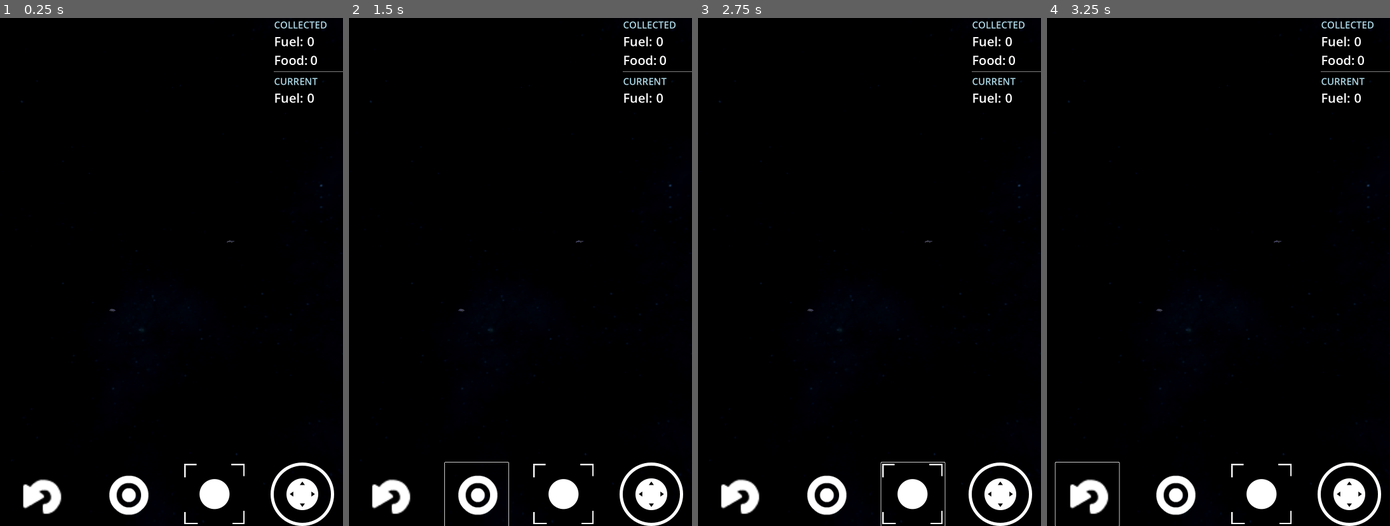
Above: before the commit, frames 1-4 (left to right).
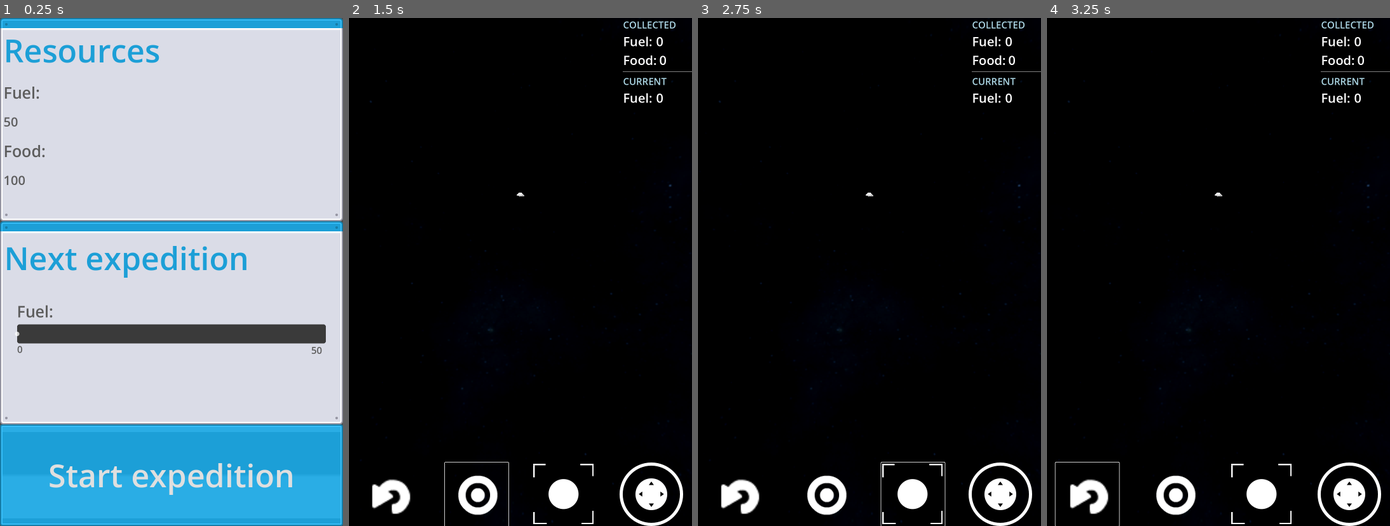
Above: after the commit, the same moments.

Repository: francosorbello/the-deep-end
Game: Godot game, scene res://game.tscn
The game is run twice, just before and just after one commit, with the same random seed, the same clock (stepped at 60 frames per second) and the same inputs. Before the commit the project starts from res://main.tscn.
Inputs (mouse positions are in pixels of both pictures, inside the frame that each line leads up to):
- Up to frame 1 (0.25 s): no input
- Up to frame 2 (1.5 s): click (520, 475) at 0.5 s, where only the run after the commit has a clickable "Start expedition"; click (475, 495) at 1.25 s
- Up to frame 3 (2.75 s): click (914, 495) at 2 s
- Up to frame 4 (3.25 s): click (1088, 495) at 2.75 s

The runs differ from the first frame. In frame 1, 100% of the frame differs, in the area x 0-100%, y 0-100%; in frame 2, less than 0.1%; in frame 3, less than 0.1%; in frame 4, less than 0.1%.

Commit message:
added ui for spaceship

Diff:
--- a/expedition/Expedition.tres
+++ b/expedition/Expedition.tres
@@ -4,6 +4,6 @@
 
 [resource]
 script = ExtResource("1_sguuq")
-collected_fuel = 0.0
-collected_food = 0.0
+collected_fuel = 50.0
+collected_food = 100.0
 current_fuel = 0.0
--- /dev/null
+++ b/game.gd
@@ -0,0 +1,26 @@
+extends Node
+
+@export var ship_scene : PackedScene
+@export var main_scene : PackedScene
+
+func _ready() -> void:
+    start_ship()
+
+func clear_children():
+    for child in get_children():
+        child.queue_free()
+
+func start_ship():
+    clear_children()
+    var ship = ship_scene.instantiate()
+    add_child(ship)
+    ship.start_expedition.connect(handle_start_expedition)
+
+func start_main():
+    clear_children()
+    var main = main_scene.instantiate()
+    add_child(main)
+
+func handle_start_expedition():
+    start_main()
+    pass
--- /dev/null
+++ b/game.tscn
@@ -0,0 +1,10 @@
+[gd_scene load_steps=4 format=3 uid="uid://btqyej7wvs66w"]
+
+[ext_resource type="Script" path="res://game.gd" id="1_qhm5m"]
+[ext_resource type="PackedScene" uid="uid://bjisqow83cxx4" path="res://ui/ship_ui.tscn" id="2_qoove"]
+[ext_resource type="PackedScene" uid="uid://6dfaax6b46w2" path="res://main.tscn" id="3_sy4ap"]
+
+[node name="Game" type="Node"]
+script = ExtResource("1_qhm5m")
+ship_scene = ExtResource("2_qoove")
+main_scene = ExtResource("3_sy4ap")
--- a/project.godot
+++ b/project.godot
@@ -11,7 +11,7 @@
 [application]
 
 config/name="space-opera"
-run/main_scene="res://main.tscn"
+run/main_scene="res://game.tscn"
 config/features=PackedStringArray("4.3", "Mobile")
 config/icon="res://icon.svg"
 
--- /dev/null
+++ b/ui/expedition_container.gd
@@ -0,0 +1,7 @@
+extends Control
+
+@export var expedition_data : Expedition
+
+func _ready() -> void:
+    $ExpeditionFuelSlider.max_value = expedition_data.collected_fuel
+    $ExpeditionFuelSlider/MaxLabel.text = str(expedition_data.collected_fuel)
--- /dev/null
+++ b/ui/expedition_container.tscn
@@ -0,0 +1,24 @@
+[gd_scene load_steps=2 format=3 uid="uid://vviav3wie3o5"]
+
+[ext_resource type="Texture2D" uid="uid://v021u0m27o23" path="res://assets/ui/button_square_header_small_square_screws.png" id="1_w6x3g"]
+
+[node name="ExpeditionContainer" type="Control"]
+layout_mode = 3
+anchor_top = 0.4
+anchor_right = 1.0
+anchor_bottom = 0.8
+grow_horizontal = 2
+grow_vertical = 2
+
+[node name="BG" type="NinePatchRect" parent="."]
+layout_mode = 1
+anchors_preset = 15
+anchor_right = 1.0
+anchor_bottom = 1.0
+grow_horizontal = 2
+grow_vertical = 2
+texture = ExtResource("1_w6x3g")
+patch_margin_left = 36
+patch_margin_top = 36
+patch_margin_right = 36
+patch_margin_bottom = 36
--- a/ui/interactable_view.gd
+++ b/ui/interactable_view.gd
@@ -18,5 +18,5 @@
             draw_line($DrawFrom.global_position,iPos,Color.WHITE)
             $Distance.text = "%s m" % str(int(player.global_position.distance_to(interactable.global_position)))
             $Distance.position = iPos
-        else:
-            $Distance.text = ""
+        # else:
+        #     $Distance.text = ""
--- a/ui/interactable_view.tscn
+++ b/ui/interactable_view.tscn
@@ -18,9 +18,6 @@
 anchor_top = 1.0
 anchor_right = 0.5
 anchor_bottom = 1.0
-offset_left = -20.0
-offset_top = -40.0
-offset_right = 20.0
 grow_horizontal = 2
 grow_vertical = 0
 
@@ -31,10 +28,6 @@
 anchor_top = 0.5
 anchor_right = 0.5
 anchor_bottom = 0.5
-offset_left = -20.0
-offset_top = -20.0
-offset_right = 20.0
-offset_bottom = 20.0
 grow_horizontal = 2
 grow_vertical = 2
 
@@ -42,6 +35,6 @@
 layout_mode = 0
 offset_right = 40.0
 offset_bottom = 23.0
-theme_override_font_sizes/font_size = 10
+theme_override_font_sizes/font_size = 20
 text = "
 "
--- /dev/null
+++ b/ui/resources_container.gd
@@ -0,0 +1,8 @@
+extends Control
+
+@export var expedition_data : Expedition
+
+func _ready() -> void:
+    $BG/Data/FuelAmount.text = str(expedition_data.collected_fuel)
+    $BG/Data/FoodAmount.text = str(expedition_data.collected_food)
+    pass
--- /dev/null
+++ b/ui/ship_ui.gd
@@ -0,0 +1,7 @@
+extends Control
+
+signal start_expedition
+
+func _on_button_pressed() -> void:
+    start_expedition.emit()
+    pass # Replace with function body.
--- /dev/null
+++ b/ui/ship_ui.tscn
@@ -0,0 +1,249 @@
+[gd_scene load_steps=16 format=3 uid="uid://bjisqow83cxx4"]
+
+[ext_resource type="Script" path="res://ui/ship_ui.gd" id="1_eppyt"]
+[ext_resource type="Texture2D" uid="uid://v021u0m27o23" path="res://assets/ui/button_square_header_small_square_screws.png" id="1_pr7h2"]
+[ext_resource type="Script" path="res://ui/resources_container.gd" id="2_mwxjj"]
+[ext_resource type="Texture2D" uid="uid://b6vb0gyxyxahg" path="res://assets/ui/bar_square_gloss_large.png" id="3_juohf"]
+[ext_resource type="Script" path="res://ui/expedition_container.gd" id="3_oajb6"]
+[ext_resource type="Resource" uid="uid://dxlq2fe2ikwx5" path="res://expedition/Expedition.tres" id="4_ngbnv"]
+[ext_resource type="Texture2D" uid="uid://dyf2hn1olma4u" path="res://assets/ui/bar_square_gloss_large_square.png" id="4_qh5ij"]
+
+[sub_resource type="LabelSettings" id="LabelSettings_1svi7"]
+font_size = 100
+font_color = Color(0.109804, 0.623529, 0.843137, 1)
+
+[sub_resource type="LabelSettings" id="LabelSettings_t5hxt"]
+font_size = 50
+font_color = Color(0.366595, 0.366595, 0.366595, 1)
+
+[sub_resource type="LabelSettings" id="LabelSettings_ygrqk"]
+font_size = 40
+font_color = Color(0.364706, 0.364706, 0.364706, 1)
+
+[sub_resource type="StyleBoxTexture" id="StyleBoxTexture_5ipk7"]
+texture = ExtResource("3_juohf")
+texture_margin_left = 18.0
+texture_margin_top = 18.0
+texture_margin_right = 18.0
+texture_margin_bottom = 18.0
+
+[sub_resource type="StyleBoxTexture" id="StyleBoxTexture_3geye"]
+content_margin_left = 0.0
+content_margin_top = 0.0
+content_margin_right = 0.0
+content_margin_bottom = 0.0
+texture = ExtResource("3_juohf")
+texture_margin_left = 18.0
+texture_margin_top = 18.0
+texture_margin_right = 18.0
+texture_margin_bottom = 18.0
+expand_margin_right = 3.0
+
+[sub_resource type="StyleBoxFlat" id="StyleBoxFlat_hkisu"]
+content_margin_left = 30.0
+content_margin_top = 30.0
+content_margin_right = 30.0
+content_margin_bottom = 30.0
+bg_color = Color(0.226707, 0.226708, 0.226707, 1)
+corner_radius_top_left = 8
+corner_radius_top_right = 8
+corner_radius_bottom_right = 8
+corner_radius_bottom_left = 8
+anti_aliasing = false
+
+[sub_resource type="Theme" id="Theme_qmqn1"]
+HSlider/constants/center_grabber = 1
+HSlider/styles/grabber_area = SubResource("StyleBoxTexture_5ipk7")
+HSlider/styles/grabber_area_highlight = SubResource("StyleBoxTexture_3geye")
+HSlider/styles/slider = SubResource("StyleBoxFlat_hkisu")
+
+[sub_resource type="LabelSettings" id="LabelSettings_vai5y"]
+font_size = 30
+font_color = Color(0.366595, 0.366595, 0.366595, 1)
+
+[node name="ShipUI" type="Control"]
+layout_mode = 3
+anchors_preset = 15
+anchor_right = 1.0
+anchor_bottom = 1.0
+grow_horizontal = 2
+grow_vertical = 2
+script = ExtResource("1_eppyt")
+
+[node name="ResourcesContainer" type="Control" parent="."]
+layout_mode = 1
+anchor_right = 1.0
+anchor_bottom = 0.4
+grow_horizontal = 2
+script = ExtResource("2_mwxjj")
+expedition_data = ExtResource("4_ngbnv")
+
+[node name="BG" type="NinePatchRect" parent="ResourcesContainer"]
+layout_mode = 1
+anchors_preset = 15
+anchor_right = 1.0
+anchor_bottom = 1.0
+grow_horizontal = 2
+grow_vertical = 2
+texture = ExtResource("1_pr7h2")
+patch_margin_left = 36
+patch_margin_top = 36
+patch_margin_right = 36
+patch_margin_bottom = 36
+
+[node name="Data" type="VBoxContainer" parent="ResourcesContainer/BG"]
+layout_mode = 1
+anchors_preset = -1
+anchor_left = 0.01
+anchor_top = 0.01
+anchor_right = 1.0
+anchor_bottom = 1.0
+offset_left = 0.2
+offset_top = 26.32
+grow_horizontal = 2
+grow_vertical = 2
+theme_override_constants/separation = 30
+
+[node name="ResourcesLabel" type="Label" parent="ResourcesContainer/BG/Data"]
+layout_mode = 2
+text = "Resources"
+label_settings = SubResource("LabelSettings_1svi7")
+
+[node name="FuelLabel" type="Label" parent="ResourcesContainer/BG/Data"]
+layout_mode = 2
+text = "Fuel:"
+label_settings = SubResource("LabelSettings_t5hxt")
+
+[node name="FuelAmount" type="Label" parent="ResourcesContainer/BG/Data"]
+layout_mode = 2
+label_settings = SubResource("LabelSettings_ygrqk")
+
+[node name="FoodLabel" type="Label" parent="ResourcesContainer/BG/Data"]
+layout_mode = 2
+text = "Food:"
+label_settings = SubResource("LabelSettings_t5hxt")
+
+[node name="FoodAmount" type="Label" parent="ResourcesContainer/BG/Data"]
+layout_mode = 2
+label_settings = SubResource("LabelSettings_ygrqk")
+
+[node name="ExpeditionContainer" type="Control" parent="."]
+layout_mode = 1
+anchor_top = 0.4
+anchor_right = 1.0
+anchor_bottom = 0.8
+grow_horizontal = 2
+grow_vertical = 2
+script = ExtResource("3_oajb6")
+expedition_data = ExtResource("4_ngbnv")
+
+[node name="BG" type="NinePatchRect" parent="ExpeditionContainer"]
+layout_mode = 1
+anchors_preset = 15
+anchor_right = 1.0
+anchor_bottom = 1.0
+grow_horizontal = 2
+grow_vertical = 2
+texture = ExtResource("1_pr7h2")
+patch_margin_left = 36
+patch_margin_top = 36
+patch_margin_right = 36
+patch_margin_bottom = 36
+
+[node name="ResourcesLabel" type="Label" parent="ExpeditionContainer"]
+layout_mode = 1
+offset_left = 13.0
+offset_top = 47.0
+offset_right = 784.0
+offset_bottom = 184.0
+text = "Next expedition"
+label_settings = SubResource("LabelSettings_1svi7")
+
+[node name="FoodLabel" type="Label" parent="ExpeditionContainer"]
+layout_mode = 1
+anchors_preset = 4
+anchor_top = 0.5
+anchor_bottom = 0.5
+offset_left = 53.0
+offset_top = -71.0
+offset_right = 168.0
+offset_bottom = -2.0
+grow_vertical = 2
+text = "Fuel:"
+label_settings = SubResource("LabelSettings_t5hxt")
+
+[node name="ExpeditionFuelSlider" type="HSlider" parent="ExpeditionContainer"]
+custom_minimum_size = Vector2(0, 50)
+layout_mode = 1
+anchors_preset = -1
+anchor_left = 0.05
+anchor_top = 0.5
+anchor_right = 0.95
+anchor_bottom = 0.579
+offset_top = 10.0
+offset_bottom = 10.0
+grow_vertical = 2
+theme = SubResource("Theme_qmqn1")
+
+[node name="MinLabel" type="Label" parent="ExpeditionContainer/ExpeditionFuelSlider"]
+layout_mode = 1
+anchors_preset = 2
+anchor_top = 1.0
+anchor_bottom = 1.0
+offset_top = -2.672
+offset_right = 115.0
+offset_bottom = 66.328
+grow_vertical = 0
+text = "0
+"
+label_settings = SubResource("LabelSettings_vai5y")
+
+[node name="MaxLabel" type="Label" parent="ExpeditionContainer/ExpeditionFuelSlider"]
+layout_mode = 1
+anchors_preset = 3
+anchor_left = 1.0
+anchor_top = 1.0
+anchor_right = 1.0
+anchor_bottom = 1.0
+offset_left = -46.0
+offset_top = 0.328003
+offset_right = 69.0
+offset_bottom = 69.328
+grow_horizontal = 0
+grow_vertical = 0
+text = "1000"
+label_settings = SubResource("LabelSettings_vai5y")
+
+[node name="ButtonContainer" type="Control" parent="."]
+layout_mode = 1
+anchor_top = 0.8
+anchor_right = 1.0
+anchor_bottom = 1.0
+grow_horizontal = 2
+grow_vertical = 2
+
+[node name="NinePatchRect" type="NinePatchRect" parent="ButtonContainer"]
+layout_mode = 1
+anchors_preset = 15
+anchor_right = 1.0
+anchor_bottom = 1.0
+grow_horizontal = 2
+grow_vertical = 2
+texture = ExtResource("4_qh5ij")
+patch_margin_left = 36
+patch_margin_top = 36
+patch_margin_right = 36
+patch_margin_bottom = 36
+
+[node name="Button" type="Button" parent="ButtonContainer"]
+layout_mode = 1
+anchors_preset = 15
+anchor_right = 1.0
+anchor_bottom = 1.0
+grow_horizontal = 2
+grow_vertical = 2
+theme_override_font_sizes/font_size = 100
+text = "Start expedition"
+flat = true
+
+[connection signal="pressed" from="ButtonContainer/Button" to="." method="_on_button_pressed"]
Binary file added: assets/ui/bar_square_gloss_large.png
Not shown, added: assets/ui/bar_square_gloss_large.png.import
Binary file added: assets/ui/bar_square_gloss_large_square.png
Not shown, added: assets/ui/bar_square_gloss_large_square.png.import
Binary file added: assets/ui/button_square_header_blade_rectangle.png
Not shown, added: assets/ui/button_square_header_blade_rectangle.png.import
Binary file added: assets/ui/button_square_header_blade_square.png
Not shown, added: assets/ui/button_square_header_blade_square.png.import
Binary file added: assets/ui/button_square_header_large_rectangle_screws.png
Not shown, added: assets/ui/button_square_header_large_rectangle_screws.png.import
Binary file added: assets/ui/button_square_header_large_square_screws.png
Not shown, added: assets/ui/button_square_header_large_square_screws.png.import
(and 2 more such lines)
